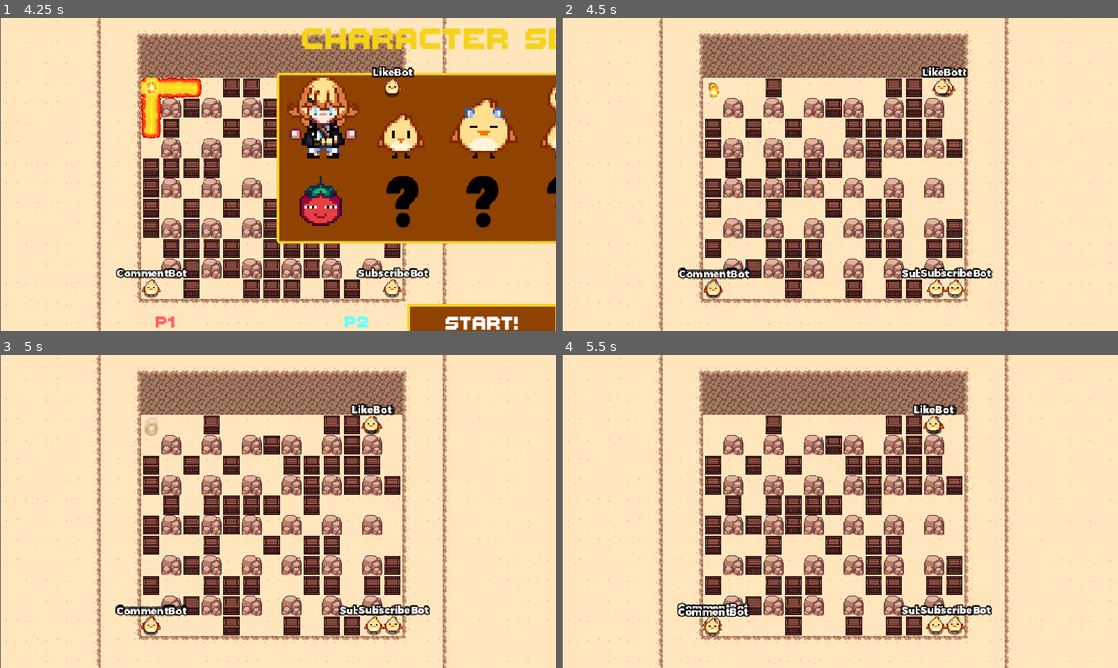
Above: before the commit, frames 1-4 (two rows, left to right).
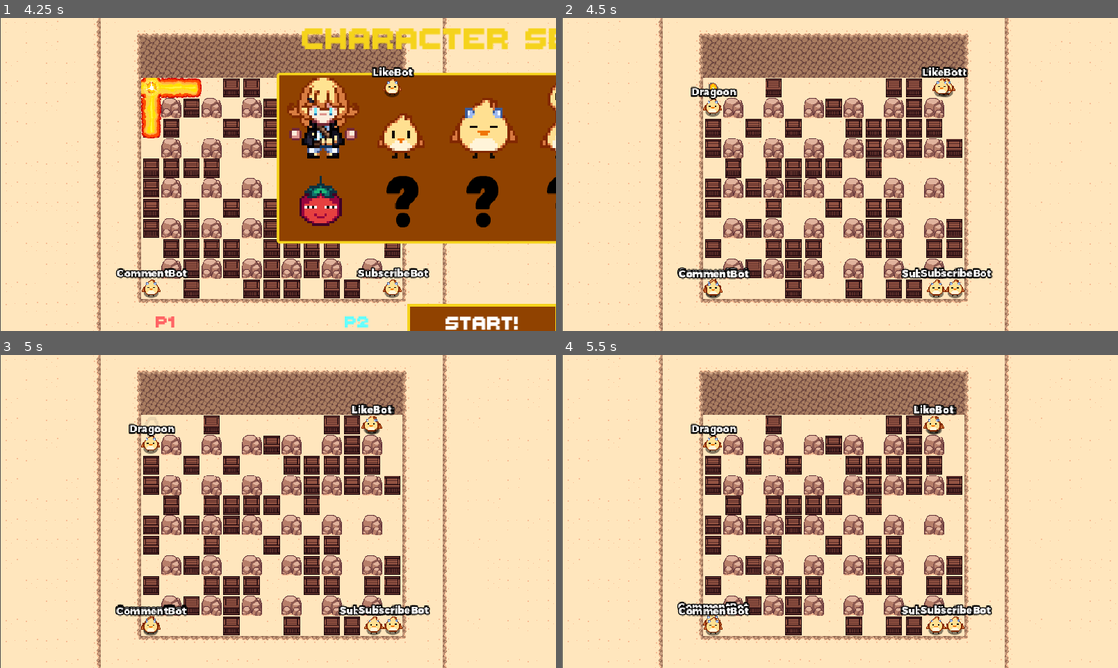
Above: after the commit, the same moments.

Repository: Dragoon-Project-Squad/bomberbird
Game: Godot game, scene res://scenes/main_menu.tscn
Same seed, same stepped clock (60 frames per second), same inputs: the game is played once before the commit and once after it. Sound files missing from this copy of the repository are replaced by a short silence.
Inputs:
- Up to frame 1 (4.25 s): click "Single Player" at 0.5 s; click "Single Player" at 1.25 s; click "Multiplayer" at 2 s; click "Host" at 2.75 s; click "READY!" at 3.5 s
- Up to frame 2 (4.5 s): click "START!" at 4.25 s
- Up to frame 3 (5 s): no input
- Up to frame 4 (5.5 s): hold D (move_right) from 5.03 s (still down); hold Space (set_bomb) from 5.03 s (still down)

Frame 1 is identical in both runs. In frame 2, 0.5% of the frame differs, in the area x 20-34%, y 21-90%; in frame 3, 0.5%; in frame 4, 0.9%.

Commit message:
rewrote collisions, signals, and anim for solidwalls

Diff:
--- a/scenes/unbreakable.tscn
+++ b/scenes/unbreakable.tscn
@@ -7,7 +7,7 @@
 [ext_resource type="Texture2D" uid="uid://cpi4w3fgdon0o" path="res://assets/player/playershadow.png" id="4_xmvak"]
 
 [sub_resource type="RectangleShape2D" id="1"]
-size = Vector2(16, 16)
+size = Vector2(32, 32)
 
 [sub_resource type="Animation" id="Animation_k1cd6"]
 length = 0.001
@@ -163,7 +163,7 @@
 tracks/6/type = "method"
 tracks/6/imported = false
 tracks/6/enabled = true
-tracks/6/path = NodePath("SolidCollider/Shape")
+tracks/6/path = NodePath("SolidWall/Shape")
 tracks/6/interp = 1
 tracks/6/loop_wrap = true
 tracks/6/keys = {
@@ -174,6 +174,20 @@
 "method": &"set_deferred"
 }]
 }
+tracks/7/type = "method"
+tracks/7/imported = false
+tracks/7/enabled = true
+tracks/7/path = NodePath("HitDetection/HitCollision")
+tracks/7/interp = 1
+tracks/7/loop_wrap = true
+tracks/7/keys = {
+"times": PackedFloat32Array(0.5),
+"transitions": PackedFloat32Array(1),
+"values": [{
+"args": [&"disabled", false],
+"method": &"set_deferred"
+}]
+}
 
 [sub_resource type="AnimationLibrary" id="AnimationLibrary_6pqaw"]
 _data = {
@@ -181,18 +195,14 @@
 "slam": SubResource("Animation_k2qfn")
 }
 
-[node name="Unbreakable" type="Area2D" groups=["bombstop"]]
+[node name="Unbreakable" type="Node2D" groups=["bombstop"]]
 texture_filter = 1
-collision_layer = 4
-collision_mask = 11
 script = ExtResource("1_1dueh")
 
-[node name="SolidCollider" type="Area2D" parent="."]
-collision_layer = 4
-collision_mask = 11
-
-[node name="Shape" type="CollisionShape2D" parent="SolidCollider"]
-scale = Vector2(2, 2)
+[node name="SolidWall" type="StaticBody2D" parent="."]
+collision_mask = 31
+
+[node name="Shape" type="CollisionShape2D" parent="SolidWall"]
 shape = SubResource("1")
 disabled = true
 
@@ -212,24 +222,21 @@
 modulate = Color(0.882353, 0.701961, 0.615686, 1)
 texture = ExtResource("4_jr8wg")
 
-[node name="collision" type="CollisionShape2D" parent="."]
+[node name="AnimationPlayer" type="AnimationPlayer" parent="."]
+libraries = {
+"": SubResource("AnimationLibrary_6pqaw")
+}
+
+[node name="UnbreakableSound" type="AudioStreamPlayer2D" parent="."]
+stream = ExtResource("3_gdwcr")
+
+[node name="HitDetection" type="Area2D" parent="."]
+collision_mask = 31
+
+[node name="HitCollision" type="CollisionShape2D" parent="HitDetection"]
 scale = Vector2(0.5, 0.5)
 shape = SubResource("1")
 disabled = true
 
-[node name="AnimationPlayer" type="AnimationPlayer" parent="."]
-libraries = {
-"": SubResource("AnimationLibrary_6pqaw")
-}
-
-[node name="UnbreakableSound" type="AudioStreamPlayer2D" parent="."]
-stream = ExtResource("3_gdwcr")
-
-[node name="AreaCollider" type="CollisionShape2D" parent="."]
-scale = Vector2(2, 2)
-shape = SubResource("1")
-disabled = true
-debug_color = Color(0.566368, 0.396401, 0.990421, 0.42)
-
-[connection signal="body_entered" from="." to="." method="_on_body_entered"]
 [connection signal="animation_finished" from="AnimationPlayer" to="." method="_on_animation_player_animation_finished"]
+[connection signal="body_entered" from="HitDetection" to="." method="_on_hit_detection_body_entered"]
--- a/scripts/unbreakable.gd
+++ b/scripts/unbreakable.gd
@@ -1,4 +1,4 @@
-extends Area2D
+extends Node2D
 @onready var unbreakable_sfx_player := $UnbreakableSound
 
 func _ready():
@@ -6,7 +6,7 @@
 	#$SolidCollider/Shape.disabled = true
 	$AnimationPlayer.play("slam")
 
-func _on_body_entered(body: Node2D) -> void:
+func _on_hit_detection_body_entered(body: Node2D) -> void:
 	### Explode only on authority.
 	if is_multiplayer_authority() && body.has_method("exploded"):
 		var world = get_tree().get_root().get_node("World")
@@ -15,10 +15,8 @@
 		if floor.map_to_local(floor.local_to_map(body.position)) == floor.map_to_local(floor.local_to_map(self.position)):
 			body.exploded.rpc(gamestate.ENVIRONMENTAL_KILL_PLAYER_ID)
 
-func _on_animation_player_animation_finished(anim_name: StringName) -> void:
-	# Enable area collider to check if they're under the unbreakable
-	$AreaCollider.disabled = false
-	# Prevent being pushed before killed
-	await get_tree().create_timer(1).timeout
-	# Enable bounding collider to prevent walking into unbreakable
-	#$SolidCollider/Shape.disabled = false
+func _on_animation_player_animation_finished(_anim_name: StringName) -> void:
+	## Enable area collider to check if they're under the unbreakable
+	#$AreaCollider.disabled = false
+	## Prevent being pushed before killed
+	await get_tree().create_timer(0.05).timeout
